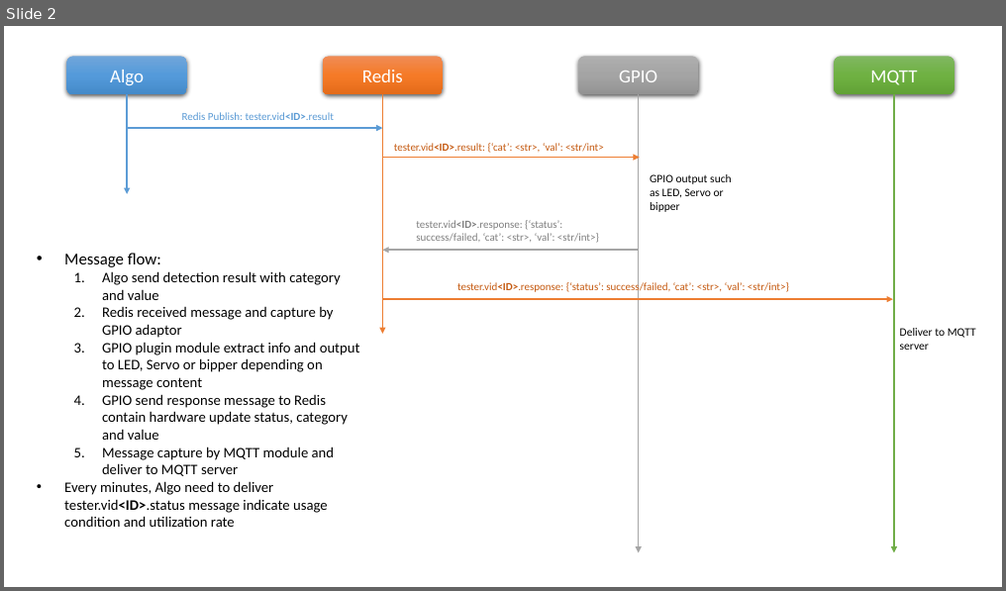
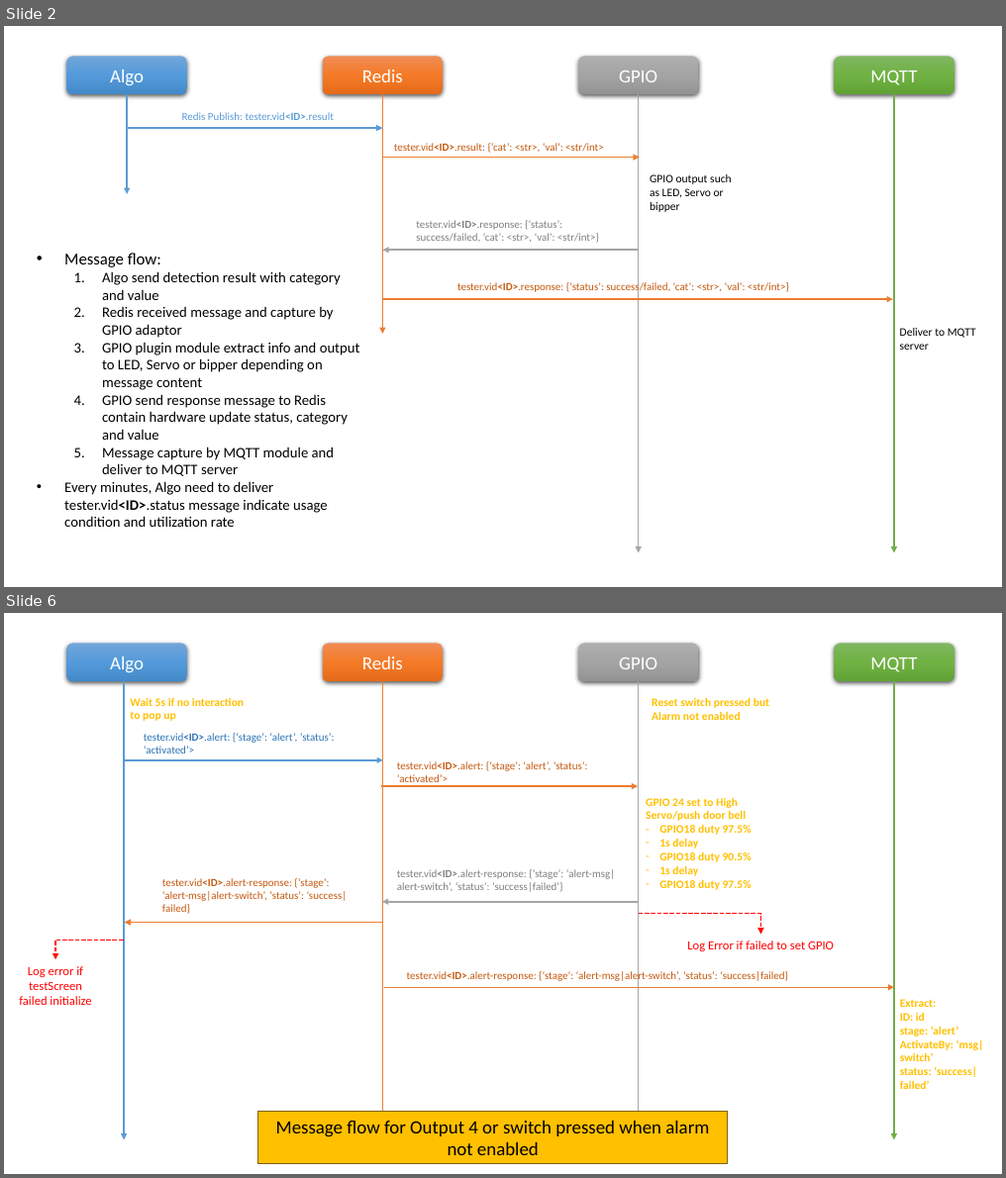
Before and after one commit to chengks99/testerSoftware, a slide deck: documents/SystemFlow.pptx. Shown one above the other, each under a label of ours: slide 2 before the commit, slides 2 and 6 after it; the slides between them are not shown. The pictures are 1006x591 and 1006x1178 pixels, drawn with LibreOffice and Linux fonts; fonts in the diff are those of the drawing. Boxes give left, top, right and bottom in pixels: in the first picture for what was removed or moved away, otherwise in the second. Text is boxed around its words. In the diff, an @@ line names an element or a change of style, - is before the commit and + after.

Commit message:
update system flow

```diff
--- a/documents/SystemFlow.pptx
+++ b/documents/SystemFlow.pptx
@@ slide 6 added at box(4, 613, 1002, 1174), background #FFFFFF @@
@@ rounded rectangle added at box(67, 643, 187, 682), fill gradient #71A6DB to #559BDB to #448ACA, 18 pt, text #FFFFFF @@
+Algo
@@ rounded rectangle added at box(323, 643, 443, 682), fill gradient #F18C57 to #F67B28 to #E56C19, 18 pt, text #FFFFFF @@
+Redis
@@ rounded rectangle added at box(578, 643, 698, 682), fill gradient #AFAFAF to #A5A5A5 to #939393, 18 pt, text #FFFFFF @@
+GPIO
@@ rounded rectangle added at box(835, 643, 954, 682), fill gradient #81B861 to #6FB242 to #62A336, 18 pt, text #FFFFFF @@
+MQTT
@@ arrow added from (124, 682) to (124, 1140), #5B9BD5 1.5 pt @@
@@ text added at box(130, 698, 244, 721), 11 pt, text #FFC000, bold @@
+Wait 5s if no interaction to pop up
@@ arrow added from (383, 682) to (383, 1140), #ED7D31 1.5 pt @@
@@ arrow added from (639, 682) to (639, 1140), #A5A5A5 1.5 pt @@
@@ text added at box(651, 698, 769, 720), 11 pt, text #FFC000, bold @@
+Reset switch pressed but Alarm not enabled
@@ arrow added from (894, 682) to (894, 1140), #70AD47 1.5 pt @@
@@ arrow added from (124, 761) to (383, 761), #5B9BD5 1.5 pt @@
@@ text added at box(144, 733, 335, 754), 10.5 pt, text #2E75B6 @@
+tester.vid<ID>.alert: {‘stage’: ‘alert’, ‘status’: ‘activated’>
@@ arrow added from (381, 786) to (638, 786), #ED7D31 1.5 pt @@
@@ text added at box(397, 761, 588, 782), 10.5 pt, text #C55A11 @@
+tester.vid<ID>.alert: {‘stage’: ‘alert’, ‘status’: ‘activated’>
@@ text added at box(646, 798, 751, 890), 11 pt, text #FFC000, bold @@
+GPIO 24 set to High
+Servo/push door bell
+– GPIO18 duty 97.5%
+– 1s delay
+– GPIO18 duty 90.5%
+– 1s delay
+– GPIO18 duty 97.5%
@@ text added at box(162, 878, 348, 914), 10.5 pt, text #C55A11 @@
+tester.vid<ID>.alert-response: {‘stage’: ‘alert-msg|alert-switch’, ‘status’: ‘success|failed}
@@ text added at box(397, 869, 615, 892), 10.5 pt, text #808080 @@
+tester.vid<ID>.alert-response: {‘stage’: ‘alert-msg|alert-switch’, ‘status’: ‘success|failed’}
@@ arrow added from (639, 902) to (382, 902), #A5A5A5 1.5 pt @@
@@ arrow added from (383, 923) to (125, 923), #ED7D31 1.5 pt @@
@@ elbow arrow added from (639, 914) to (761, 934), #FF0000 1.5 pt dashed @@
@@ text added at box(19, 966, 91, 1005), 12 pt, text #FF0000 @@
+Log error if testScreen failed initialize
@@ elbow arrow added from (123, 940) to (55, 959), #FF0000 1.5 pt dashed @@
@@ text added at box(687, 941, 834, 952), 12 pt, text #FF0000 @@
+Log Error if failed to set GPIO
@@ arrow added from (384, 987) to (894, 987), #ED7D31 1.5 pt @@
@@ text added at box(407, 970, 788, 982), 10.5 pt, text #C55A11 @@
+tester.vid<ID>.alert-response: {‘stage’: ‘alert-msg|alert-switch’, ‘status’: ‘success|failed}
@@ text added at box(900, 999, 984, 1089), 11 pt, text #FFC000, bold @@
+Extract:
+ID: id
+stage: ‘alert’
+ActivateBy: ‘msg|switch’
+status: ‘success|failed’
@@ rectangle added at box(258, 1112, 728, 1164), fill #FFC000, outline #806000 0.75 pt, 18 pt, text #000000 @@
+Message flow for Output 4 or switch pressed when alarm not enabled
```
Also in this commit, not shown: 4 other slides added.
